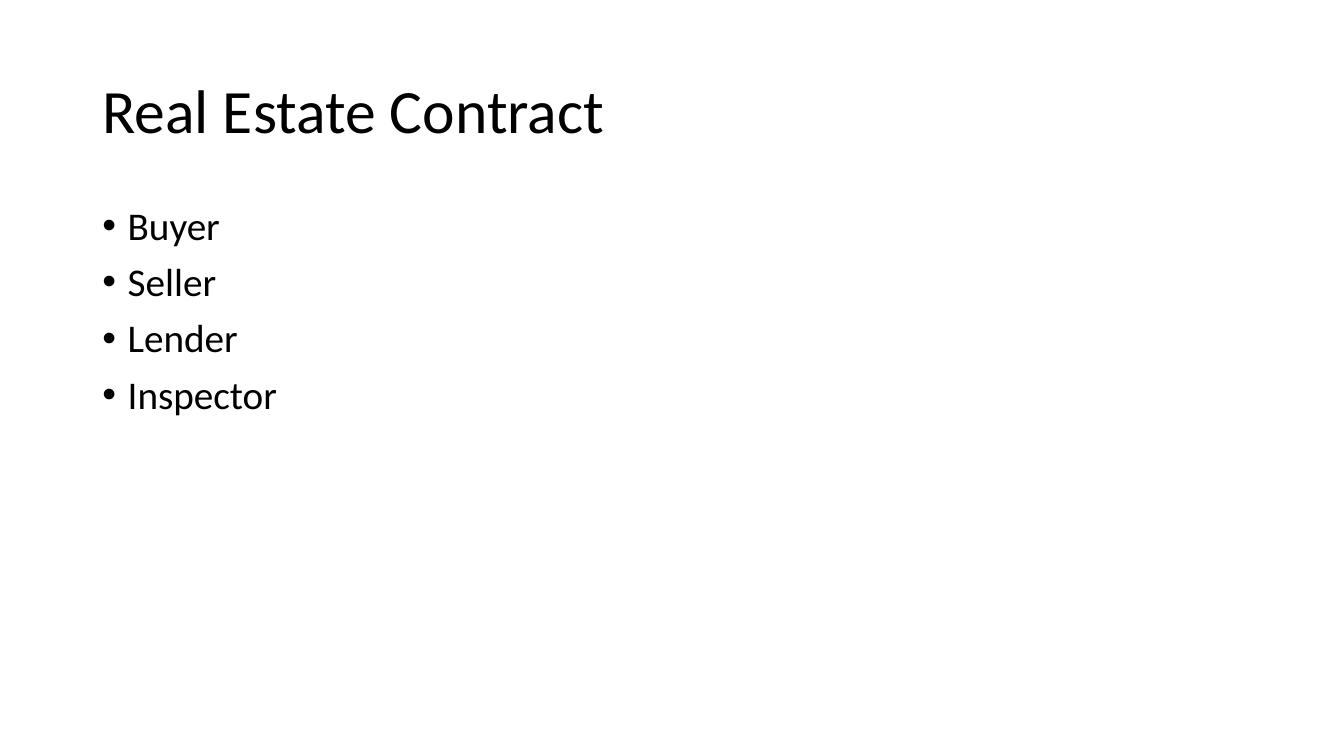
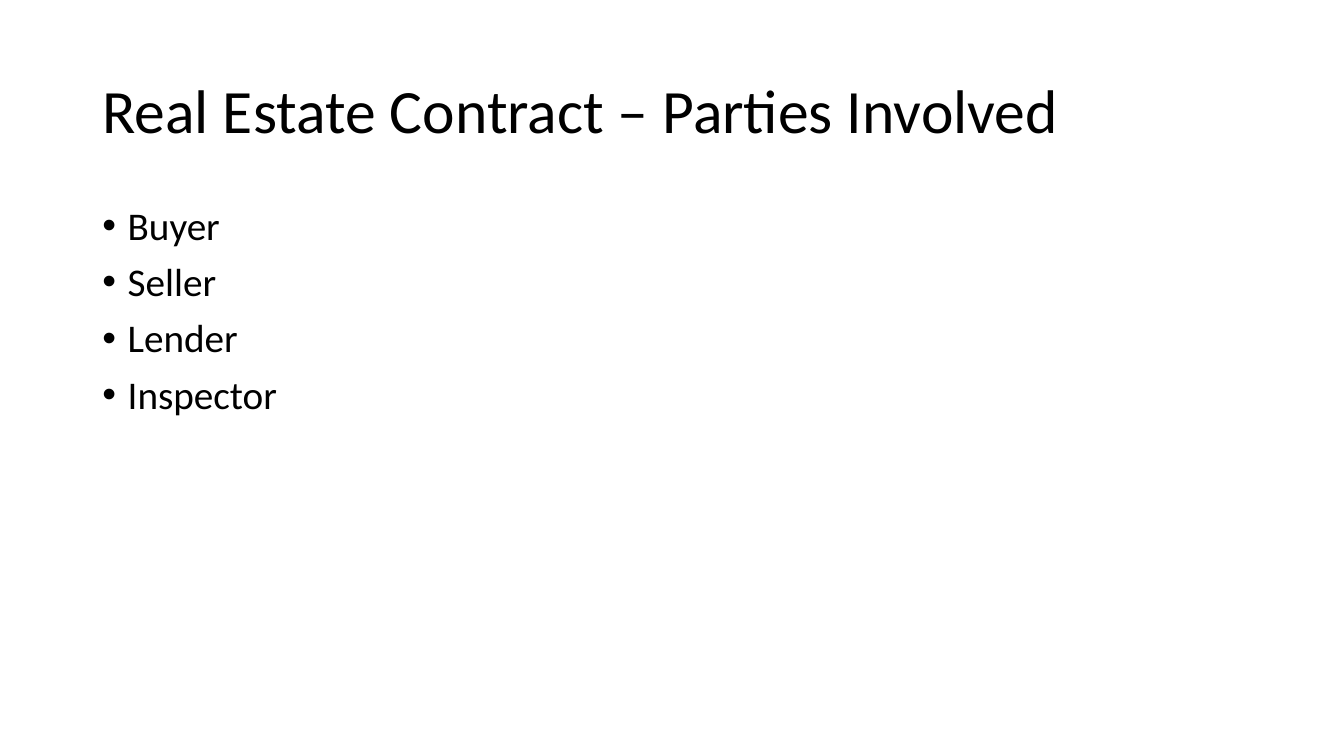
Before and after one commit to kevinclee26/decentralized_property_sale, a slide deck: slide 1 of property_sale.pptx. Drawn at 1344x756 pixels with LibreOffice and Linux fonts; fonts in the diff are those of the drawing. Boxes give left, top, right and bottom in pixels: in the first picture for what was removed or moved away, otherwise in the second. Text is boxed around its words. In the diff, an @@ line names an element or a change of style, - is before the commit and + after.

```diff
--- a/property_sale.pptx
+++ b/property_sale.pptx
@@ title at [102,90,1058,134]: text changed @@
-Real Estate Contract
+Real Estate Contract – Parties Involved
```
Also in this commit, not shown: 1 other slide changed, 1 other file.
